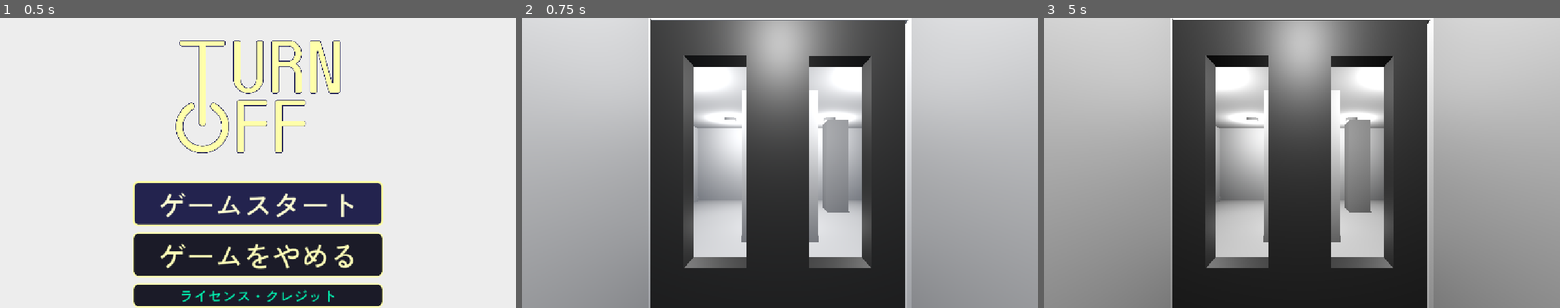
Above: before the commit, frames 1-3 (left to right).
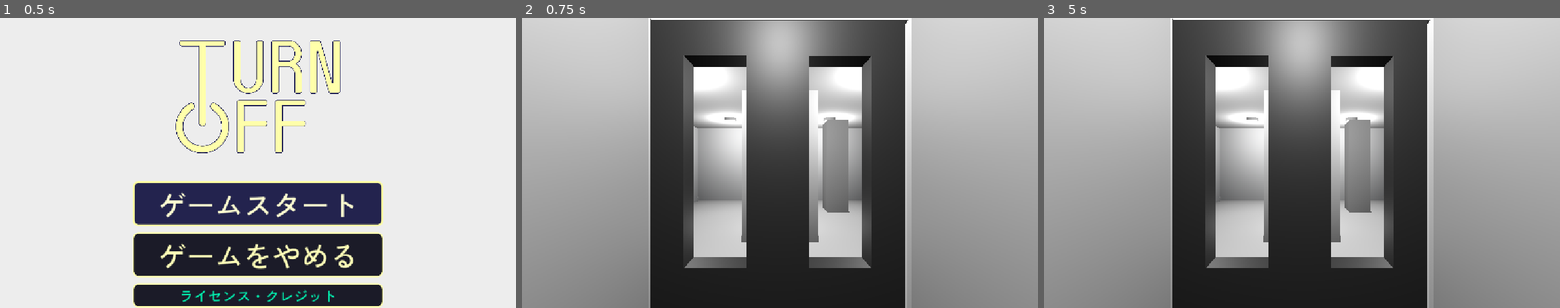
Above: after the commit, the same moments.

Repository: kinako-omiso/Summer_HoEi
Game: Godot game, scene res://title.tscn
Two runs of this game, one before a commit and one after it. Both use one fixed random seed, a clock stepped at 60 frames per second and the inputs below. Sound files missing from this copy of the repository are replaced by a short silence.
Inputs (mouse positions are in pixels of both pictures, inside the frame that each line leads up to):
- Up to frame 1 (0.5 s): no input
- Up to frame 2 (0.75 s): click "ゲームスタート" at 0.5 s
- Up to frame 3 (5 s): tap Enter at 1.25, 2.75, 4.25 s; move the mouse to (1327, 163) at 1.27 s; hold E (interact) 1.28-2.03 s; hold Up (move_forward) from 1.28 s (still down); tap Space (jump) at 1.52, 2, 2.27, 3.5, 3.77, 4.52 s; move the mouse to (1276, 163) at 2.02 s; tap E (interact) at 2.1, 3.6 s; move the mouse to (1312, 157) at 2.77 s; hold E (interact) 2.78-3.53 s; move the mouse to (1296, 168) at 3.52 s; move the mouse to (1338, 165) at 4.27 s; hold E (interact) from 4.28 s (still down); tap K (debug_lighting_toggle, bound only before the commit) at 4.9 s

Frame 1 is identical in both runs. In frame 2, 1.9% of the frame differs, in the area x 24-76%, y 0-100%; in frame 3, nothing differs.

Commit message:
#29 デバッグ用ライティングを削除

Diff:
--- a/project.godot
+++ b/project.godot
@@ -67,11 +67,6 @@
 "events": [Object(InputEventKey,"resource_local_to_scene":false,"resource_name":"","device":-1,"window_id":0,"alt_press …(191 unchanged characters)…
 ]
 }
-debug_lighting_toggle={
-"deadzone": 0.2,
-"events": [Object(InputEventKey,"resource_local_to_scene":false,"resource_name":"","device":-1,"window_id":0,"alt_pressed":false,"shift_pressed":false,"ctrl_pressed":false,"meta_pressed":false,"pressed":false,"keycode":0,"physical_keycode":75,"key_label":0,"unicode":107,"location":0,"echo":false,"script":null)
-]
-}
 jump={
 "deadzone": 0.2,
 "events": [Object(InputEventKey,"resource_local_to_scene":false,"resource_name":"","device":-1,"window_id":0,"alt_press …(191 unchanged characters)…
--- a/temp_main.gd
+++ b/temp_main.gd
@@ -16,7 +16,6 @@
 @onready var map_generator: Node3D = $NavigationRegion3D/MapGenerator
 @onready var player: CharacterBody3D = $Player
 @onready var monster: CharacterBody3D = $demomonster
-@onready var world_environment: WorldEnvironment = $WorldEnvironment
 @onready var result_ui: CanvasLayer = $ResultUserInterface
 @onready var bgm_player: AudioStreamPlayer = $BGMPlayer
 @onready var announcement_1_player: AudioStreamPlayer = $Announcement1Player
@@ -25,19 +24,12 @@
 
 var camera_change := 1
 var is_runtime_map_ready := false
-var debug_lighting_enabled := true
-var _debug_ambient_energy := 0.0
-var _debug_background_energy := 0.0
 var _breaker_announcement_played := false
 var _breaker_announcement_pending := false
 
 
 func _ready() -> void:
 	_configure_audio_output()
-	var environment := world_environment.environment
-	if environment != null:
-		_debug_ambient_energy = environment.ambient_light_energy
-		_debug_background_energy = environment.background_energy_multiplier
 	player.process_mode = Node.PROCESS_MODE_DISABLED
 	monster.process_mode = Node.PROCESS_MODE_DISABLED
 	NavigationServer3D.map_set_use_async_iterations(
@@ -250,23 +242,10 @@
 
 
 func _unhandled_input(event: InputEvent) -> void:
-	if event.is_action_pressed("debug_lighting_toggle") and not event.is_echo():
-		toggle_debug_lighting()
-		get_viewport().set_input_as_handled()
-	elif event.is_action_pressed("pause") and not event.is_echo():
+	if event.is_action_pressed("pause") and not event.is_echo():
 		Input.mouse_mode = Input.MOUSE_MODE_VISIBLE
 		if result_ui:
 			result_ui.show_pause_menu()
-
-
-func toggle_debug_lighting() -> void:
-	debug_lighting_enabled = not debug_lighting_enabled
-	var environment := world_environment.environment
-	if environment == null:
-		return
-	environment.ambient_light_energy = _debug_ambient_energy if debug_lighting_enabled else 0.0
-	environment.background_energy_multiplier = _debug_background_energy if debug_lighting_enabled else 0.0
-	print("Debug lighting: %s" % ("ON" if debug_lighting_enabled else "OFF"))
 
 
 func _on_player_hit() -> void:
--- a/temp_main.tscn
+++ b/temp_main.tscn
@@ -19,11 +19,10 @@
 
 [sub_resource type="Environment" id="Environment_runtime"]
 background_mode = 1
-background_color = Color(0.025, 0.03, 0.04, 1)
-background_energy_multiplier = 0.1
-ambient_light_source = 2
-ambient_light_color = Color(0.7, 0.74, 0.82, 1)
-ambient_light_energy = 0.18
+background_color = Color(0.015, 0.018, 0.025, 1)
+background_energy_multiplier = 0.0
+ambient_light_source = 3
+ambient_light_energy = 0.0
 
 [node name="TempMain" type="Node" unique_id=673077450]
 script = ExtResource("1_main")
--- a/tools/validate_runtime_map.gd
+++ b/tools/validate_runtime_map.gd
@@ -53,7 +53,6 @@
 	var monster := _main.get_node("demomonster") as CharacterBody3D
 	var rooms := generator.get_node("Rooms")
 	var corridors := generator.get_node("Corridors")
-	_validate_debug_lighting(failures)
 	_validate_visible_doors(generator, player, failures)
 	_validate_elevator_door(generator, failures)
 	await _validate_start_elevator_exit(generator, failures)
@@ -164,32 +163,6 @@
 			failures.append("%s contains a ceiling light with no emitted energy" % owner_name)
 		if light is OmniLight3D and (light as OmniLight3D).omni_range <= 0.0:
 			failures.append("%s contains a ceiling light with no effective range" % owner_name)
-
-
-func _validate_debug_lighting(failures: Array[String]) -> void:
-	if not InputMap.has_action("debug_lighting_toggle"):
-		failures.append("debug_lighting_toggle input action is missing")
-		return
-	var has_k_key := false
-	for input_event: InputEvent in InputMap.action_get_events("debug_lighting_toggle"):
-		if input_event is InputEventKey and (input_event as InputEventKey).physical_keycode == KEY_K:
-			has_k_key = true
-			break
-	if not has_k_key:
-		failures.append("debug_lighting_toggle is not assigned to the K key")
-
-	var world_environment := _main.get_node("WorldEnvironment") as WorldEnvironment
-	var environment := world_environment.environment
-	var original_ambient_energy := environment.ambient_light_energy
-	var original_background_energy := environment.background_energy_multiplier
-	_main.toggle_debug_lighting()
-	if not is_zero_approx(environment.ambient_light_energy) or not is_zero_approx(environment.background_energy_multiplier):
-		failures.append("debug lighting did not turn off")
-	_main.toggle_debug_lighting()
-	if not is_equal_approx(environment.ambient_light_energy, original_ambient_energy):
-		failures.append("debug ambient lighting did not restore its original energy")
-	if not is_equal_approx(environment.background_energy_multiplier, original_background_energy):
-		failures.append("debug background lighting did not restore its original energy")
 
 
 func _validate_visible_doors(generator: Node, player: CharacterBody3D, failures: Array[String]) -> void:
